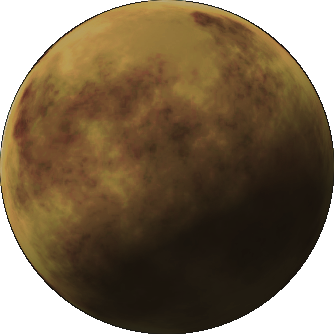
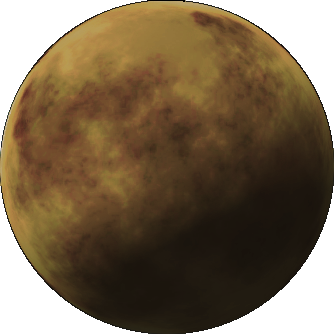
The second 334×334 image is a revision of the first. Changes to its layers:
painted on "Layer 2" over [147, 0, 185, 2]
